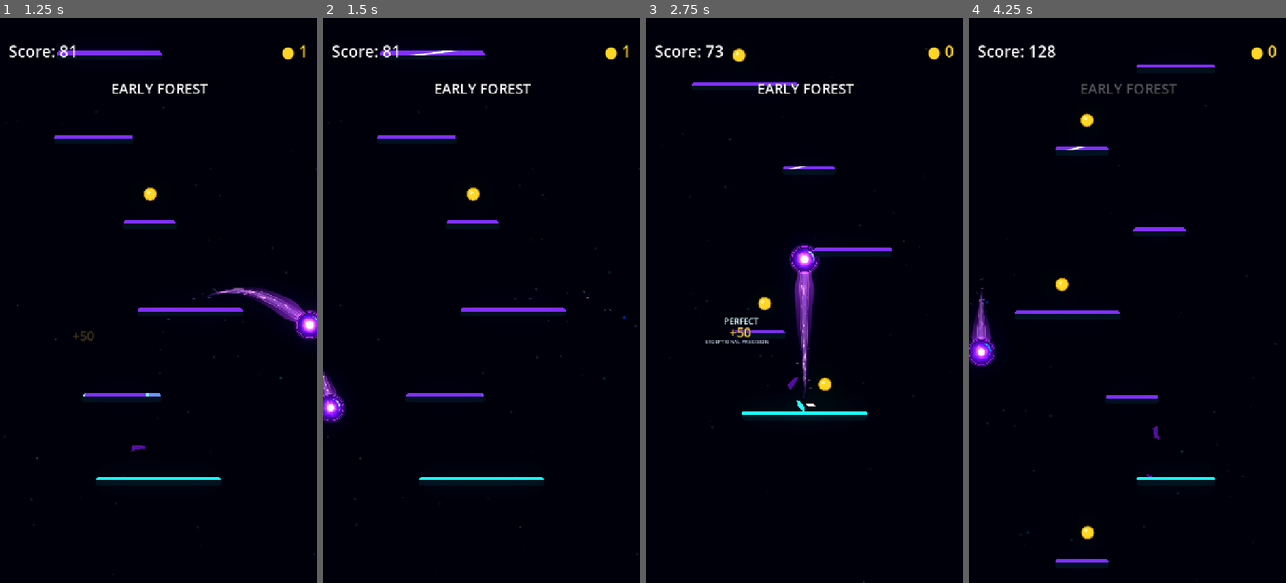
Above: before the commit, frames 1-4 (left to right).
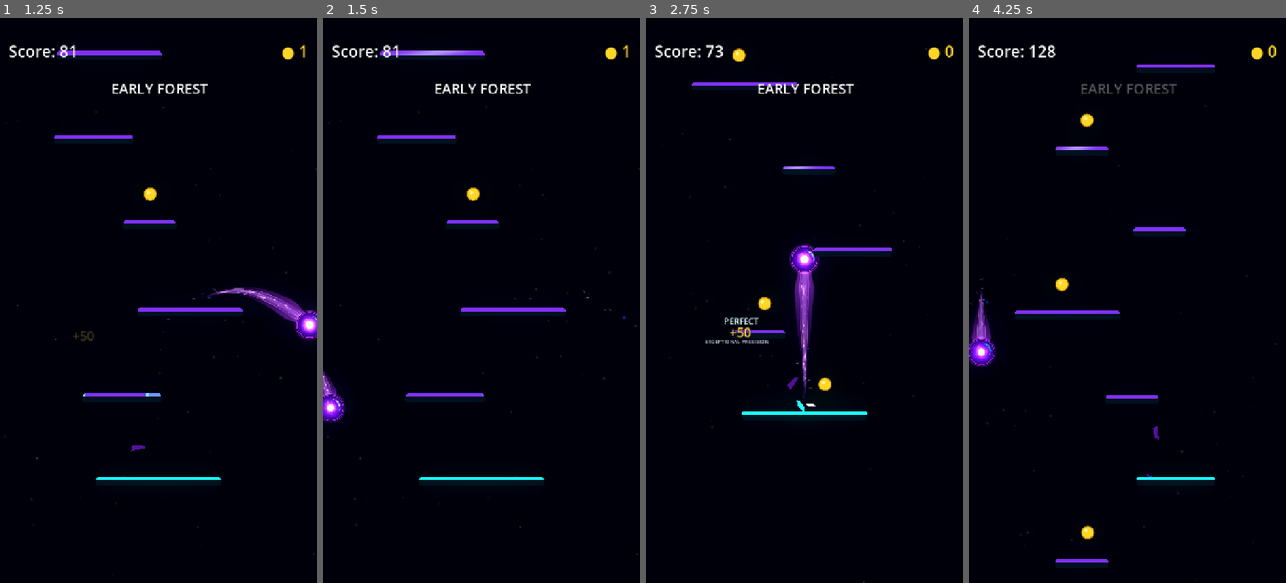
Above: after the commit, the same moments.

Repository: Kryodo/TowerJump
Game: Godot game, scene res://scenes/main.tscn
Same seed, same stepped clock (60 frames per second), same inputs: the game is played once before the commit and once after it.
Inputs (mouse positions are in pixels of both pictures, inside the frame that each line leads up to):
- Up to frame 1 (1.25 s): move the mouse to (228, 272) at 0.52 s; hold Right (ui_right) from 0.53 s (still down); click (228, 272) at 0.67 s
- Up to frame 2 (1.5 s): release Right (ui_right) at 1.25 s; drag from (418, 328) to (471, 193) at 1.27 s
- Up to frame 3 (2.75 s): click "Nochmal spielen" at 2 s
- Up to frame 4 (4.25 s): move the mouse to (1159, 176) at 2.77 s; hold Right (ui_right) 2.78-3.5 s; drag from (1111, 413) to (1060, 193) at 3.52 s

Frame 1 is identical in both runs. In frame 2, 0.2% of the frame differs, in the area x 23-47%, y 5-7%; in frame 3, less than 0.1%; in frame 4, less than 0.1%.

Commit message:
Soften idle platform sheen into a diffuse reflection

Diff:
--- a/scenes/platform_edge_feedback.gdshader
+++ b/scenes/platform_edge_feedback.gdshader
@@ -61,8 +61,9 @@
 	float confirm = clamp(landing_confirm, 0.0, 1.0);
 	result = mix(result, confirm_color, confirm);
 
-	// A broad oblique reflection band, rather than a narrow spot sliding
-	// along X. The Y-dependent offset gives the highlight a clear angled edge.
+	// A diffuse reflection that melts into the existing neon edge.
+	// Avoid a distinct core or clipped band: the whole highlight is feathered
+	// with a broad Gaussian falloff so it reads as light, not a shape sliding by.
 	float idle_gate = (1.0 - charge) * (1.0 - active) * (1.0 - confirm);
 	float sheen_active = step(0.0, idle_sheen_progress) * (1.0 - step(1.0, idle_sheen_progress));
 	float sheen_progress = clamp(idle_sheen_progress, 0.0, 1.0);
@@ -72,13 +73,17 @@
 		0.0,
 		1.0
 	);
-	float sheen_axis = x - sheen_position + (sheen_y - 0.5) * 0.26;
+	// Keep the reflection oblique, but less aggressively tilted and less like
+	// a crisp diagonal cut across the narrow edge.
+	float sheen_axis = x - sheen_position + (sheen_y - 0.5) * 0.15;
 	float sheen_distance = abs(sheen_axis);
-	float sheen_field = 1.0 - smoothstep(0.012, 0.125, sheen_distance);
-	float sheen_core = 1.0 - smoothstep(0.018, 0.060, sheen_distance);
-	float sheen_mix = (sheen_field * 0.18 + sheen_core * 0.25) * idle_gate * sheen_active;
-	vec3 sheen_color = vec3(2.25, 3.55, 4.20);
-	result = mix(result, sheen_color, clamp(sheen_mix, 0.0, 0.48));
+	float sheen_bloom = exp(-pow(sheen_distance / 0.34, 2.0) * 1.9);
+	// Tiny, broad variation prevents the glow from reading as a perfectly
+	// uniform capsule while avoiding a separate bright stripe.
+	float sheen_flow = 0.94 + 0.06 * sin(sheen_y * 3.2 + sheen_progress * 1.4);
+	float sheen_mix = sheen_bloom * sheen_flow * 0.18 * idle_gate * sheen_active;
+	vec3 sheen_color = vec3(1.55, 2.35, 2.75);
+	result = mix(result, sheen_color, clamp(sheen_mix, 0.0, 0.18));
 
 	COLOR.rgb = result;
 }
